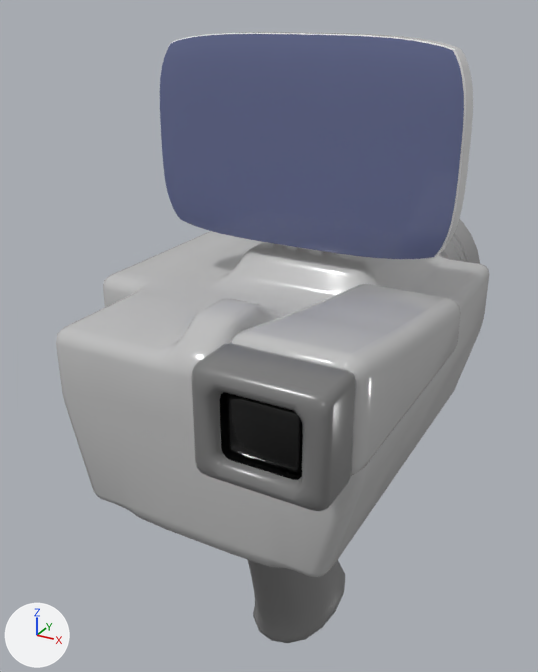
One commit to the FBX model unpublishedScripts/marketplace/spectator-camera/spectator-camera.fbx: the scene before it, then after it.
Camera for both pictures: a 50 mm lens placed at (0.186, -0.562, 0.195), pointed at (-0.025, -0.178, 0.003). The lights are fixed; the arrows at lower left show +X, +Y and +Z. Vertices at the same position are counted once.

Script lines for the objects in view, before the commit:
```python
mat_glass = principled_material('Glass')
mat_glass.base_color = (0.129, 0.15, 0.288)  # blue #656c92
mat_glass.roughness = 0.0503
mat_glass_edge = principled_material('Glass-Edge')
mat_glass_edge.base_color = (0.787, 0.787, 0.787)  # white #e5e5e5
mat_glass_edge.roughness = 0.0472
mat_material_006 = principled_material('Material.006')
mat_material_006.base_color = (0.0031, 0.0031, 0.0031)  # black #0a0a0a
mat_material_006.roughness = 0.111
me_untitled = bpy.data.meshes.new('Untitled')
me_untitled.from_pydata(...)  # 5890 vertices, 5712 faces; spans x -0.123..0.11, y -0.238..0.15, z -0.228..0.179
me_untitled.materials.append(mat_phong4)  # light grey #c0c0c0
me_untitled.materials.append(mat_phong2)  # picture img_camera_gradient_jpg
me_untitled.materials.append(mat_glass_001)  # black #3b3b3b
me_untitled.materials.append(mat_material)  # pink #e7295f
me_untitled.materials.append(mat_material_003)  # grey #7a7a7a
me_untitled.materials.append(mat_mic)  # beige #c2a788
me_untitled.materials.append(mat_material_006)  # black #0a0a0a
me_untitled.materials.append(mat_material_004)  # grey #9e9e9e
me_untitled.materials.append(mat_glass)  # blue #656c92
me_untitled.materials.append(mat_glass_edge)  # white #e5e5e5
ob_psphere3 = bpy.data.objects.new('pSphere3', me_untitled)
ob_psphere3.location = (-0.0016, -0.1423, 0.0047)
```
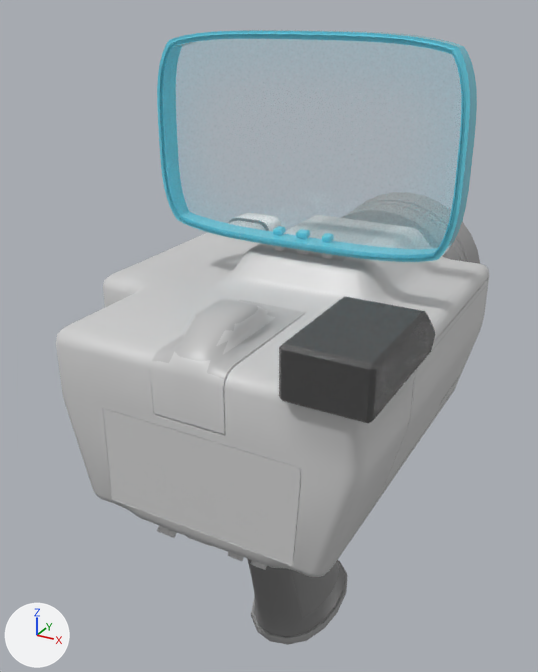
Changed parts and their boxes (x1, y1, x2, y2) in the pictures (538 x 672 px):
'pSphere3', surface changed, recoloured, reshaped: before (56, 32, 489, 643); after (56, 30, 489, 645)
part 1 of me_untitled, deleted: before (191, 343, 356, 511)
part 2 of me_untitled, built on: before (102, 284, 485, 567); after (102, 30, 489, 570)
part 3 of me_untitled, built on: before (253, 578, 345, 643); after (251, 561, 348, 645)
part 4 of me_untitled, added: after (357, 192, 480, 264)
part 5 of me_untitled, surface changed: before (56, 34, 489, 577); after (56, 213, 489, 577)

The change, as a list of edits to the scene's bpy script:
```text
Add img_light_grey_d_jpg:
    img_light_grey_d_jpg = load_image('light-grey-D.jpg', '_unpacked/light-grey-D.jpg', 32, 32, 'sRGB')
Add img_glass_glow_png:
    img_glass_glow_png = load_image('glass-glow.png', '_unpacked/glass-glow.png', 768, 512, 'Non-Color')
Add img_noise_normal_512_jpg:
    img_noise_normal_512_jpg = load_image('Noise-normal-512.jpg', '_unpacked/Noise-normal-512.jpg', 512, 512, 'Non-Color')
Add img_grey_d_jpg:
    img_grey_d_jpg = load_image('grey-D.jpg', '_unpacked/grey-D.jpg', 32, 32, 'sRGB')
Change mat_material_006:
    remove # nodes: BsdfPrincipled, OutputMaterial
    remove # colours: black #0a0a0a
    nodes: BsdfPrincipled, Mapping x2, NormalMap, OutputMaterial, TexImage x2, UVMap x2
    uses the picture img_grey_d_jpg
    uses the picture img_noise_normal_512_jpg
Change mat_glass:
    where n0 = _N.new('ShaderNodeBsdfPrincipled'); n0.name = 'Principled BSDF'
    remove n0.inputs[0].default_value = (0.129, 0.15, 0.288, 1.0)  # 'Base Color', blue #656c92
    add n0.inputs[27].default_value = (0.0572, 0.148, 0.288, 1.0)  # 'Emission Color', blue #446b92
    add n2 = _N.new('ShaderNodeTexImage'); n2.name = 'Image Texture'
    add n2.image = img_glass_glow_png
    add n3 = _N.new('ShaderNodeTexImage'); n3.name = 'Image Texture.001'
    add n3.image = img_glass_glow_png
    add n4 = _N.new('ShaderNodeTexImage'); n4.name = 'Image Texture.002'
    add n4.image = img_glass_glow_png
    add _L.new(n2.outputs[0], n0.inputs[0])  # 'Color' to 'Base Color'
    add _L.new(n2.outputs[1], n0.inputs[4])  # 'Alpha' to 'Alpha'
    add _L.new(n3.outputs[0], n0.inputs[18])  # 'Color' to 'Transmission Weight'
    add _L.new(n4.outputs[0], n0.inputs[28])  # 'Color' to 'Emission Strength'
Change mat_glass_edge:
    mat_glass_edge.base_color: (0.787, 0.787, 0.787) -> (0.151, 0.637, 0.787)  # white #e5e5e5 -> cyan #6cd1e5
Add mat_material_001:
    mat_material_001 = principled_material('Material.001')
    mat_material_001.base_color = (0.8, 0.0222, 0.114)  # pink #e7295f
    mat_material_001.roughness = 0.69
    mat_material_001.emission_color = (0.8, 0.0222, 0.114)  # pink #e7295f
    mat_material_001.emission_strength = 2.0
Add mat_grippy:
    mat_grippy = bpy.data.materials.new('grippy')
    # uses the picture img_light_grey_d_jpg
Change me_untitled:
    used by ob_psphere3; location = (-0.0016, -0.1423, 0.0047)
    remove me_untitled.from_pydata(...)  # 5890 vertices, 5712 faces; spans x -0.123..0.11, y -0.238..0.15, z -0.228..0.179
    add me_untitled.from_pydata(...)  # 6657 vertices, 6304 faces; spans x -0.123..0.096, y -0.166..0.161, z -0.228..0.18
    me_untitled part 1: the loose piece of 224 vertices spanning x 0.056..0.108, y -0.238..-0.212, z 0.038..0.082 is deleted
    me_untitled part 2: 11 vertices moved within x -0.016..0.09, y -0.16..-0.085, z -0.011..0.044; 339 vertices removed from x -0.05..0.11, y -0.214..-0.046, z -0.073..0.084; 1234 vertices added at x -0.093..0.096, y -0.166..0.058, z -0.09..0.18
    me_untitled part 3: 16 vertices removed from x -0.033..0.026, y -0.07..0.026, z -0.217; 48 vertices added at x -0.035..0.028, y -0.071..0.027, z -0.221..-0.214
    me_untitled part 4: 64 vertices added at x -0.061..0.064, y 0.13..0.142, z -0.066..0.056
    me_untitled part 5: 2354 kept faces spanning x -0.123..0.094, y -0.165..0.129, z -0.2..0.178 get new texture (UV) coordinates
    remove me_untitled.materials.append(mat_material)  # pink #e7295f
    add me_untitled.materials.append(mat_material_001)  # pink #e7295f
    add me_untitled.materials.append(mat_grippy)
```
